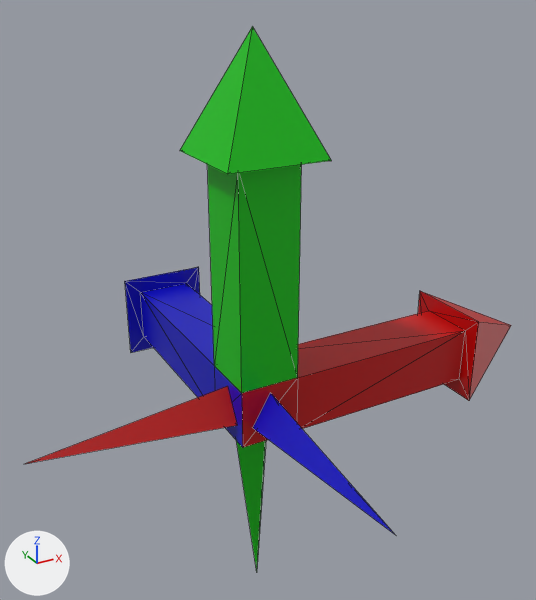
Before and after pictures for a commit that changed the COLLADA model Assets/General.Intermediate/Models/compass.dae.
Camera for both pictures: a camera (50 mm lens) standing at (-2.46, -4.68, 3.2) and looking at (0.43, 0.58, 0.57). The axes (+X, +Y, +Z) are drawn at lower left. The lights are the same throughout. Mesh edges are drawn as thin lines.

The first picture shows 'DirectXCompass'.
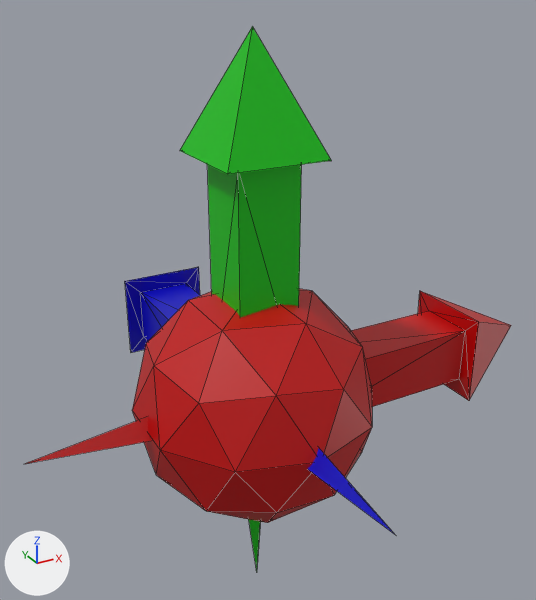
Boxes (x1, y1, x2, y2) around the edits, measured in the pictures (536 x 600 px):
part 1 of me_directxcompass, added (red)
    after: (132, 289, 372, 523)

Diff of the bpy script that builds the scene:
```diff
--- a/Assets/General.Intermediate/Models/compass.dae.py
+++ b/Assets/General.Intermediate/Models/compass.dae.py
@@ me_directxcompass @@
 me_directxcompass.from_pydata(...)  # 47 vertices, 78 faces; spans x -1.87..2.88, y -1.87..2.88, z -1.87..2.88
 # used by ob_directxcompass; location = (0.0, 0.0, 0.0)
+# me_directxcompass part 1: a new loose piece, an icosphere of 80 faces spanning x -0.95..0.95, y -1.0..1.0, z -1.0..1.0, in mat_red (red #c10000)
 me_directxcompass.materials.append(mat_red)
```
